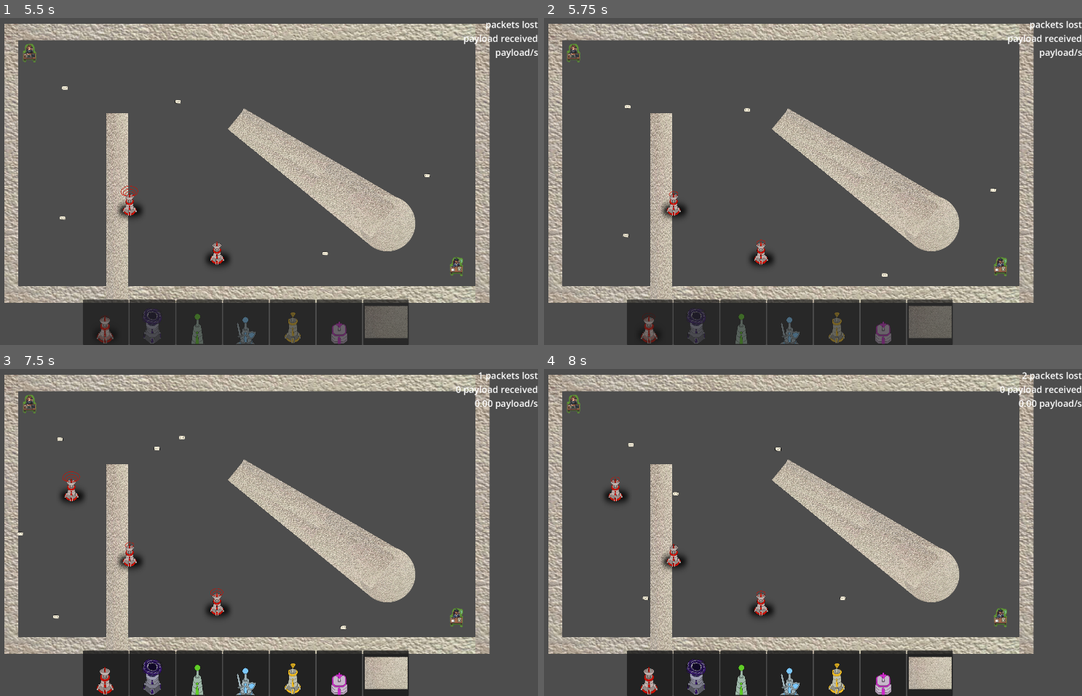
Above: before the commit, frames 1-4 (two rows, left to right).
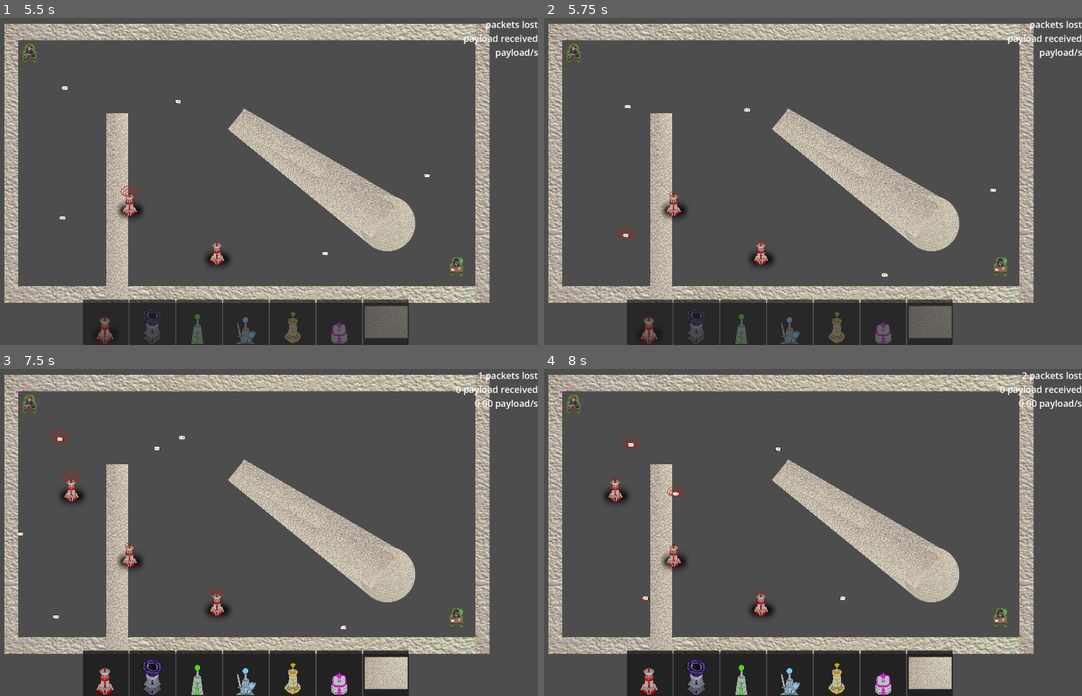
Above: after the commit, the same moments.

Repository: ryupold/ld59
Game: Godot game, scene res://scenes/main.tscn
Same seed, same stepped clock (60 frames per second), same inputs: the game is played once before the commit and once after it. The engine's default icon, where the game draws it, is replaced by a stand-in: a white triangle on a blue panel in a dark square.
Inputs (mouse positions are in pixels of both pictures, inside the frame that each line leads up to):
- Up to frame 1 (5.5 s): click (107, 322) at 0.52 s; tap Enter at 1.25 s; drag from (107, 322) to (306, 109) at 1.27 s; drag from (129, 197) to (306, 109) at 2.02 s; click (107, 322) at 2.77 s; move the mouse to (107, 322) at 3.52 s; click (107, 322) at 3.67 s; drag from (215, 246) to (129, 197) at 4.27 s; click (107, 322) at 5.02 s
- Up to frame 2 (5.75 s): no input
- Up to frame 3 (7.5 s): drag from (107, 673) to (215, 597) at 5.77 s; tap Space at 6.5 s; drag from (69, 483) to (215, 597) at 6.52 s; move the mouse to (274, 532) at 7.27 s; click (274, 532) at 7.42 s
- Up to frame 4 (8 s): no input

Frame 1 is identical in both runs. In frame 2, less than 0.1% of the frame differs, in the area x 13-17%, y 64-68%; in frame 3, less than 0.1%; in frame 4, less than 0.1%, in the area x 14-27%, y 20-71%.

Commit message:
add tower effects

Diff:
--- /dev/null
+++ b/ld59-game/entities/packet/effects/antigravity_effect.tscn
@@ -0,0 +1,37 @@
+[gd_scene format=3 uid="uid://smkhmyw5q2gs"]
+
+[ext_resource type="Texture2D" uid="uid://b0lxl0x4ehx4n" path="res://entities/towers/anti_gravity/antigravity_effect.webp" id="1_qab2j"]
+
+[sub_resource type="AtlasTexture" id="AtlasTexture_0ubnr"]
+atlas = ExtResource("1_qab2j")
+region = Rect2(0, 0, 90, 102)
+
+[sub_resource type="AtlasTexture" id="AtlasTexture_erwux"]
+atlas = ExtResource("1_qab2j")
+region = Rect2(155, 0, 130, 102)
+
+[sub_resource type="AtlasTexture" id="AtlasTexture_oxd7k"]
+atlas = ExtResource("1_qab2j")
+region = Rect2(319, 0, 158, 102)
+
+[sub_resource type="SpriteFrames" id="SpriteFrames_1kpe5"]
+animations = [{
+"frames": [{
+"duration": 1.0,
+"texture": SubResource("AtlasTexture_0ubnr")
+}, {
+"duration": 1.0,
+"texture": SubResource("AtlasTexture_erwux")
+}, {
+"duration": 1.0,
+"texture": SubResource("AtlasTexture_oxd7k")
+}],
+"loop": true,
+"name": &"default",
+"speed": 5.0
+}]
+
+[node name="AntigravityEffect" type="AnimatedSprite2D" unique_id=1217895463]
+sprite_frames = SubResource("SpriteFrames_1kpe5")
+autoplay = "default"
+frame_progress = 0.35188255
--- /dev/null
+++ b/ld59-game/entities/packet/effects/gravity_effect.tscn
@@ -0,0 +1,44 @@
+[gd_scene format=3 uid="uid://b1f6u37tehugn"]
+
+[ext_resource type="Texture2D" uid="uid://by4rm6dyv514w" path="res://entities/towers/gravity/gravity_effect.webp" id="1_5tl7s"]
+
+[sub_resource type="AtlasTexture" id="AtlasTexture_b5gl4"]
+atlas = ExtResource("1_5tl7s")
+region = Rect2(0, 0, 174, 171)
+
+[sub_resource type="AtlasTexture" id="AtlasTexture_s2q10"]
+atlas = ExtResource("1_5tl7s")
+region = Rect2(174, 0, 174, 171)
+
+[sub_resource type="AtlasTexture" id="AtlasTexture_hsluj"]
+atlas = ExtResource("1_5tl7s")
+region = Rect2(348, 0, 174, 171)
+
+[sub_resource type="AtlasTexture" id="AtlasTexture_iot14"]
+atlas = ExtResource("1_5tl7s")
+region = Rect2(522, 0, 174, 171)
+
+[sub_resource type="SpriteFrames" id="SpriteFrames_weadl"]
+animations = [{
+"frames": [{
+"duration": 1.0,
+"texture": SubResource("AtlasTexture_b5gl4")
+}, {
+"duration": 1.0,
+"texture": SubResource("AtlasTexture_s2q10")
+}, {
+"duration": 1.0,
+"texture": SubResource("AtlasTexture_hsluj")
+}, {
+"duration": 1.0,
+"texture": SubResource("AtlasTexture_iot14")
+}],
+"loop": true,
+"name": &"default",
+"speed": 5.0
+}]
+
+[node name="GravityEffect" type="AnimatedSprite2D" unique_id=2060544096]
+scale = Vector2(0.5263158, 0.5263158)
+sprite_frames = SubResource("SpriteFrames_weadl")
+autoplay = "default"
--- /dev/null
+++ b/ld59-game/entities/packet/effects/payload_effect.tscn
@@ -0,0 +1,38 @@
+[gd_scene format=3 uid="uid://hiyyldm5f64f"]
+
+[ext_resource type="Texture2D" uid="uid://desewxcfacstg" path="res://entities/towers/payload/payload_effect.webp" id="1_8gtax"]
+
+[sub_resource type="AtlasTexture" id="AtlasTexture_iot14"]
+atlas = ExtResource("1_8gtax")
+region = Rect2(0, 0, 91, 96)
+
+[sub_resource type="AtlasTexture" id="AtlasTexture_weadl"]
+atlas = ExtResource("1_8gtax")
+region = Rect2(159, 0, 120, 96)
+
+[sub_resource type="AtlasTexture" id="AtlasTexture_0ubnr"]
+atlas = ExtResource("1_8gtax")
+region = Rect2(344, 0, 100, 96)
+
+[sub_resource type="SpriteFrames" id="SpriteFrames_erwux"]
+animations = [{
+"frames": [{
+"duration": 1.0,
+"texture": SubResource("AtlasTexture_iot14")
+}, {
+"duration": 1.0,
+"texture": SubResource("AtlasTexture_weadl")
+}, {
+"duration": 1.0,
+"texture": SubResource("AtlasTexture_0ubnr")
+}],
+"loop": true,
+"name": &"default",
+"speed": 5.0
+}]
+
+[node name="PayloadEffect" type="AnimatedSprite2D" unique_id=1618592650]
+sprite_frames = SubResource("SpriteFrames_erwux")
+autoplay = "default"
+frame = 2
+frame_progress = 0.60730404
--- /dev/null
+++ b/ld59-game/entities/packet/effects/slow_effect.tscn
@@ -0,0 +1,22 @@
+[gd_scene format=3 uid="uid://bx5cctw1itt2w"]
+
+[ext_resource type="Texture2D" uid="uid://dv6jpas4ll5gy" path="res://entities/towers/speed/speed_effect.webp" id="1_anj6b"]
+
+[sub_resource type="AtlasTexture" id="AtlasTexture_weadl"]
+atlas = ExtResource("1_anj6b")
+region = Rect2(0, 0, 76, 141)
+
+[sub_resource type="SpriteFrames" id="SpriteFrames_0ubnr"]
+animations = [{
+"frames": [{
+"duration": 1.0,
+"texture": SubResource("AtlasTexture_weadl")
+}],
+"loop": true,
+"name": &"default",
+"speed": 5.0
+}]
+
+[node name="SlowEffect" type="AnimatedSprite2D" unique_id=1708781191]
+modulate = Color(1, 0.27058825, 1, 1)
+sprite_frames = SubResource("SpriteFrames_0ubnr")
--- /dev/null
+++ b/ld59-game/entities/packet/effects/speed_effect.tscn
@@ -0,0 +1,24 @@
+[gd_scene format=3 uid="uid://cml8hc5qk3xyx"]
+
+[ext_resource type="Texture2D" uid="uid://dv6jpas4ll5gy" path="res://entities/towers/speed/speed_effect.webp" id="1_6jfad"]
+
+[sub_resource type="AtlasTexture" id="AtlasTexture_hsluj"]
+atlas = ExtResource("1_6jfad")
+region = Rect2(0, 0, 77, 141)
+
+[sub_resource type="SpriteFrames" id="SpriteFrames_0ubnr"]
+animations = [{
+"frames": [{
+"duration": 1.0,
+"texture": SubResource("AtlasTexture_hsluj")
+}],
+"loop": true,
+"name": &"default",
+"speed": 5.0
+}]
+
+[node name="SpeedEffect" type="AnimatedSprite2D" unique_id=1517888039]
+scale = Vector2(0.96103895, 0.867553)
+sprite_frames = SubResource("SpriteFrames_0ubnr")
+autoplay = "default"
+frame_progress = 0.51102114
--- /dev/null
+++ b/ld59-game/entities/packet/effects/ttl_effect.tscn
@@ -0,0 +1,44 @@
+[gd_scene format=3 uid="uid://dryxjak7b2fn8"]
+
+[ext_resource type="Texture2D" uid="uid://cy6sa6javbl4v" path="res://entities/towers/relay/heal_effect.webp" id="1_iny7l"]
+
+[sub_resource type="AtlasTexture" id="AtlasTexture_6ett8"]
+atlas = ExtResource("1_iny7l")
+region = Rect2(0, 0, 113, 76)
+
+[sub_resource type="AtlasTexture" id="AtlasTexture_y34o2"]
+atlas = ExtResource("1_iny7l")
+region = Rect2(113, 0, 113, 76)
+
+[sub_resource type="AtlasTexture" id="AtlasTexture_rixo7"]
+atlas = ExtResource("1_iny7l")
+region = Rect2(226, 0, 113, 76)
+
+[sub_resource type="AtlasTexture" id="AtlasTexture_5mfvy"]
+atlas = ExtResource("1_iny7l")
+region = Rect2(339, 0, 113, 76)
+
+[sub_resource type="SpriteFrames" id="SpriteFrames_ysj3w"]
+animations = [{
+"frames": [{
+"duration": 1.0,
+"texture": SubResource("AtlasTexture_6ett8")
+}, {
+"duration": 1.0,
+"texture": SubResource("AtlasTexture_y34o2")
+}, {
+"duration": 1.0,
+"texture": SubResource("AtlasTexture_rixo7")
+}, {
+"duration": 1.0,
+"texture": SubResource("AtlasTexture_5mfvy")
+}],
+"loop": true,
+"name": &"default",
+"speed": 5.0
+}]
+
+[node name="TTLEffect" type="AnimatedSprite2D" unique_id=381591898]
+sprite_frames = SubResource("SpriteFrames_ysj3w")
+autoplay = "default"
+frame_progress = 0.09027628
--- a/ld59-game/entities/packet/packet.gd
+++ b/ld59-game/entities/packet/packet.gd
@@ -9,12 +9,29 @@
 @export var minSpeed: float = 100
 @export var maxSpeed: float = 5000
 @export var payload: int = 1
+@export var sprites: Array[Texture2D] = []
 var originalScales: Array[Vector2] = []
 
-@export var sprites: Array[Texture2D] = []
+@onready var effectMap: Dictionary = {
+	Tower.Effect.GRAVITY: $Effects/GravityEffect,
+	Tower.Effect.ANTIGRAVITY: $Effects/AntigravityEffect,
+	Tower.Effect.SPEED: $Effects/SpeedEffect,
+	Tower.Effect.SLOW: $Effects/SlowEffect,
+	Tower.Effect.TTL: $Effects/TTLEffect,
+	Tower.Effect.PAYLOAD: $Effects/PayloadEffect,
+}
+
+var activeEffects: Dictionary = {
+	Tower.Effect.GRAVITY: 0,
+	Tower.Effect.ANTIGRAVITY: 0,
+	Tower.Effect.SPEED: 0,
+	Tower.Effect.SLOW: 0,
+	Tower.Effect.TTL: 0,
+	Tower.Effect.PAYLOAD: 0,
+}
 
 func _ready() -> void:
-	for c in get_children()	:
+	for c in get_children():
 		if c is CanvasItem:
 			originalScales.append(c.scale)
 
@@ -48,3 +65,14 @@
 	elif v.length_squared() > maxSpeed * maxSpeed:
 		v = v.normalized() * maxSpeed
 	set_axis_velocity(v)
+
+func setEffect(effectType: Tower.Effect, enabled: bool):
+	var effectAnimation : AnimatedSprite2D = effectMap[effectType]
+	if effectAnimation:
+		if enabled:
+			activeEffects[effectType] += 1
+		else:
+			activeEffects[effectType] = max(activeEffects[effectType] - 1, 0)
+		effectAnimation.visible = activeEffects[effectType] > 0;
+	else:
+		print("unknown effect: " + str(effectType))
--- a/ld59-game/entities/packet/packet.tscn
+++ b/ld59-game/entities/packet/packet.tscn
@@ -33,6 +33,12 @@
 [ext_resource type="Texture2D" uid="uid://dvq7w5t0rfx5p" path="res://entities/packet/sprites/large_package_7.webp" id="31_6c4b0"]
 [ext_resource type="Texture2D" uid="uid://c1eb0p2n70i3s" path="res://entities/packet/sprites/large_package_8.webp" id="32_3mgt8"]
 [ext_resource type="Texture2D" uid="uid://wavrtnlmyb16" path="res://entities/packet/sprites/large_package_9.webp" id="33_4nup1"]
+[ext_resource type="PackedScene" uid="uid://b1f6u37tehugn" path="res://entities/packet/effects/gravity_effect.tscn" id="34_b5gl4"]
+[ext_resource type="PackedScene" uid="uid://cml8hc5qk3xyx" path="res://entities/packet/effects/speed_effect.tscn" id="35_b5gl4"]
+[ext_resource type="PackedScene" uid="uid://dryxjak7b2fn8" path="res://entities/packet/effects/ttl_effect.tscn" id="36_s2q10"]
+[ext_resource type="PackedScene" uid="uid://hiyyldm5f64f" path="res://entities/packet/effects/payload_effect.tscn" id="37_iot14"]
+[ext_resource type="PackedScene" uid="uid://bx5cctw1itt2w" path="res://entities/packet/effects/slow_effect.tscn" id="37_weadl"]
+[ext_resource type="PackedScene" uid="uid://smkhmyw5q2gs" path="res://entities/packet/effects/antigravity_effect.tscn" id="38_iot14"]
 
 [sub_resource type="PhysicsMaterial" id="PhysicsMaterial_g4aub"]
 friction = 0.0
@@ -50,6 +56,30 @@
 linear_damp_mode = 1
 script = ExtResource("1_2lw8n")
 sprites = Array[Texture2D]([ExtResource("2_g4aub"), ExtResource("3_sjlld"), ExtResource("4_2sgni"), ExtResource("5_b5gl …(700 unchanged characters)…
+
+[node name="Effects" type="Node2D" parent="." unique_id=952901511]
+
+[node name="GravityEffect" parent="Effects" unique_id=2060544096 instance=ExtResource("34_b5gl4")]
+visible = false
+
+[node name="AntigravityEffect" parent="Effects" unique_id=1217895463 instance=ExtResource("38_iot14")]
+visible = false
+position = Vector2(0, -27)
+
+[node name="SpeedEffect" parent="Effects" unique_id=1517888039 instance=ExtResource("35_b5gl4")]
+visible = false
+position = Vector2(0, -10.999999)
+
+[node name="SlowEffect" parent="Effects" unique_id=1708781191 instance=ExtResource("37_weadl")]
+visible = false
+position = Vector2(0, -14)
+
+[node name="TTLEffect" parent="Effects" unique_id=381591898 instance=ExtResource("36_s2q10")]
+visible = false
+
+[node name="PayloadEffect" parent="Effects" unique_id=1618592650 instance=ExtResource("37_iot14")]
+visible = false
+position = Vector2(-4, -16)
 
 [node name="TextureRect" type="TextureRect" parent="." unique_id=917722006]
 anchors_preset = 8
--- a/ld59-game/entities/towers/anti_gravity/anti_gravity_tower.gd
+++ b/ld59-game/entities/towers/anti_gravity/anti_gravity_tower.gd
@@ -1,6 +1,8 @@
 extends Tower
 
 @export var antiGravity: float = 1500
+
+func towerEffect(): return Effect.ANTIGRAVITY
 
 func doEffect(delta: float) -> void:
 	for packet in packetsColliding:
--- a/ld59-game/entities/towers/gravity/gravity_tower.gd
+++ b/ld59-game/entities/towers/gravity/gravity_tower.gd
@@ -1,6 +1,8 @@
 extends Tower
 
 @export var gravity: float = 1500
+
+func towerEffect(): return Effect.GRAVITY
 
 func doEffect(delta: float) -> void:
 	for packet in packetsColliding:
--- a/ld59-game/entities/towers/payload/payload_tower.gd
+++ b/ld59-game/entities/towers/payload/payload_tower.gd
@@ -1,6 +1,8 @@
 extends Tower
 
 @export var payloadIncrease: int = 1
+
+func towerEffect(): return Effect.PAYLOAD
 
 func _ready() -> void:
 	super._ready()
@@ -12,10 +14,10 @@
 	tween.tween_property(effectArea, "scale", Vector2.ZERO, 0)
 	tween.tween_interval(1)
 
-
 func enterCollision(body: Node2D) -> void:
 	if disableEffect and body is not Packet:
 		return
 	var packet := body as Packet
 	packet.increasePayload(payloadIncrease)
+	packet.setEffect(towerEffect(), true)
 	return
--- a/ld59-game/entities/towers/relay/relay_tower.gd
+++ b/ld59-game/entities/towers/relay/relay_tower.gd
@@ -1,6 +1,8 @@
 extends Tower
 
 @export var ttlIncrease: int = 1
+
+func towerEffect(): return Effect.TTL
 
 func _ready() -> void:
 	super._ready()
@@ -18,4 +20,5 @@
 		return
 	var packet := body as Packet
 	packet.increaseTtl(ttlIncrease)
+	packet.setEffect(towerEffect(), true)
 	return
--- a/ld59-game/entities/towers/slow/slow_tower.gd
+++ b/ld59-game/entities/towers/slow/slow_tower.gd
@@ -1,6 +1,8 @@
 extends Tower
 
 @export var slowDownFactor: float = 0.5
+
+func towerEffect(): return Effect.SLOW
 
 func doEffect(delta: float) -> void:
 	for packet in packetsColliding:
--- a/ld59-game/entities/towers/speed/speed_tower.gd
+++ b/ld59-game/entities/towers/speed/speed_tower.gd
@@ -1,6 +1,8 @@
 extends Tower
 
 @export var speedUpFactor: float = 0.5
+
+func towerEffect(): return Effect.SPEED
 
 func doEffect(delta: float) -> void:
 	for packet in packetsColliding:
--- a/ld59-game/entities/towers/tower.gd
+++ b/ld59-game/entities/towers/tower.gd
@@ -13,6 +13,18 @@
 
 @export var disableEffect := false
 @export var debug := true
+
+@abstract func towerEffect() -> Effect
+
+enum Effect {
+	NONE,
+	GRAVITY,
+	ANTIGRAVITY,
+	SPEED,
+	SLOW,
+	TTL,
+	PAYLOAD,
+}
 
 func _ready() -> void:
 	if effectArea != null and effectArea is Area2D:
@@ -33,11 +45,13 @@
 	if body is Packet:
 		var packet := body as Packet
 		packetsColliding.append(packet)
+		packet.setEffect(towerEffect(), true)
 	return
 
 func exitCollision(body: Node2D) -> void:
 	if body is Packet:
 		var packet := body as Packet
+		packet.setEffect(towerEffect(), false)
 		var pos := packetsColliding.find(packet)
 		if pos == -1:
 			return
--- a/ld59-game/entities/towers/wall/wall_tower.gd
+++ b/ld59-game/entities/towers/wall/wall_tower.gd
@@ -1 +1,3 @@
 extends Tower
+
+func towerEffect(): return Effect.NONE
Binary file added: ld59-game/entities/towers/anti_gravity/antigravity_effect.webp
Not shown, added: ld59-game/entities/towers/anti_gravity/antigravity_effect.webp.import
Binary file added: ld59-game/entities/towers/gravity/gravity_effect.webp
Not shown, added: ld59-game/entities/towers/gravity/gravity_effect.webp.import
Binary file added: ld59-game/entities/towers/payload/payload_effect.webp
Not shown, added: ld59-game/entities/towers/payload/payload_effect.webp.import
